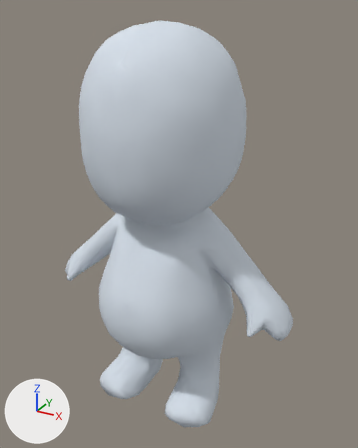
Renders of the glTF model assets/modelos/aldeao_v2/aldeao_corpo.glb from each side of a commit.
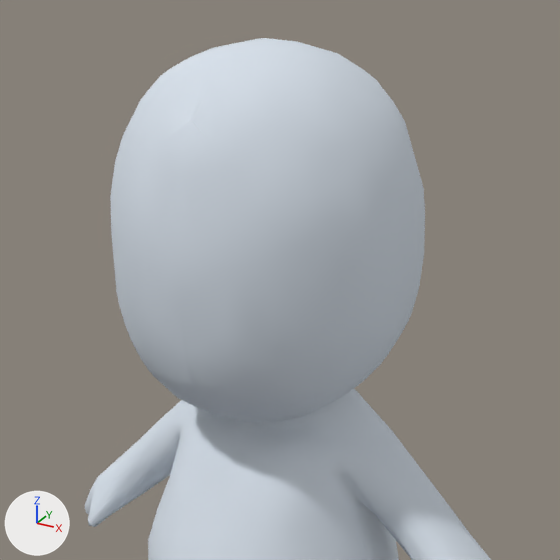
Old and new are each drawn whole from a 50 mm lens placed at (0.236, -0.391, 0.411), pointed at (0.012, 0.016, 0.208) and again close up on the part from 6% to 89% of the width and 0% to 67% of the height. The axes (+X, +Y, +Z) are drawn at lower left. The lights are the same throughout. The last two pictures show the newer version. Where no turn or scale is listed for an object, it has been applied to the vertices.

In view in the first close-up: 'aldeao_corpo'.
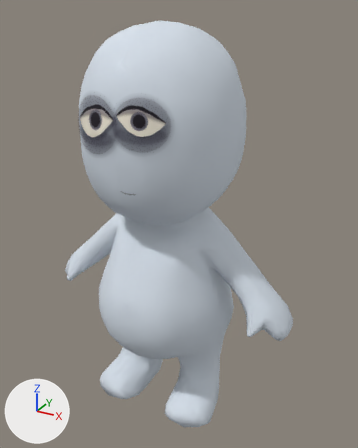
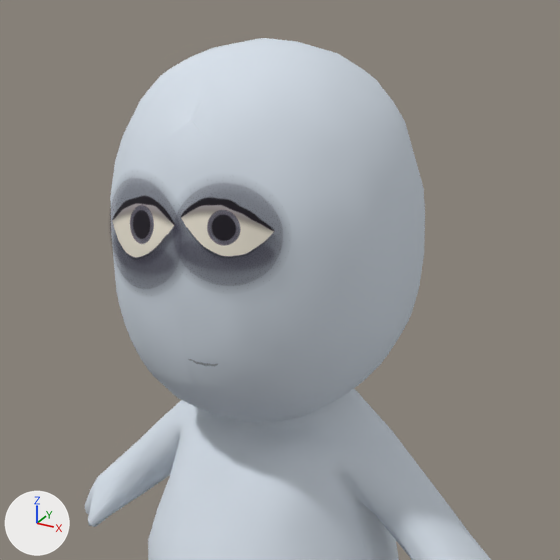
What differs and where, as boxes (x1, y1, x2, y2) in the close-ups (560 x 560 px):
'Olhos', added
    after: (112, 195, 276, 276)

The change, as a diff of the scene's bpy script:
```diff
--- a/assets/modelos/aldeao_v2/aldeao_corpo.glb.py
+++ b/assets/modelos/aldeao_v2/aldeao_corpo.glb.py
@@ img_olhos @@
+img_olhos = load_image('olhos', '_unpacked/olhos', 1536, 960, 'sRGB')
@@ mat_rosto_olhos @@
+mat_rosto_olhos = bpy.data.materials.new('rosto_olhos')
+# uses the picture img_olhos
@@ me_olhos @@
+me_olhos.from_pydata(...)  # 693 vertices, 1280 faces; spans x -0.0559..0.0558, y -0.0796..-0.0496, z 0.2807..0.3561
+me_olhos.materials.append(mat_rosto_olhos)
@@ ob_olhos @@
+ob_olhos = bpy.data.objects.new('Olhos', me_olhos)
+ob_olhos.location = (0.0, 0.0066, 0.0)
```
